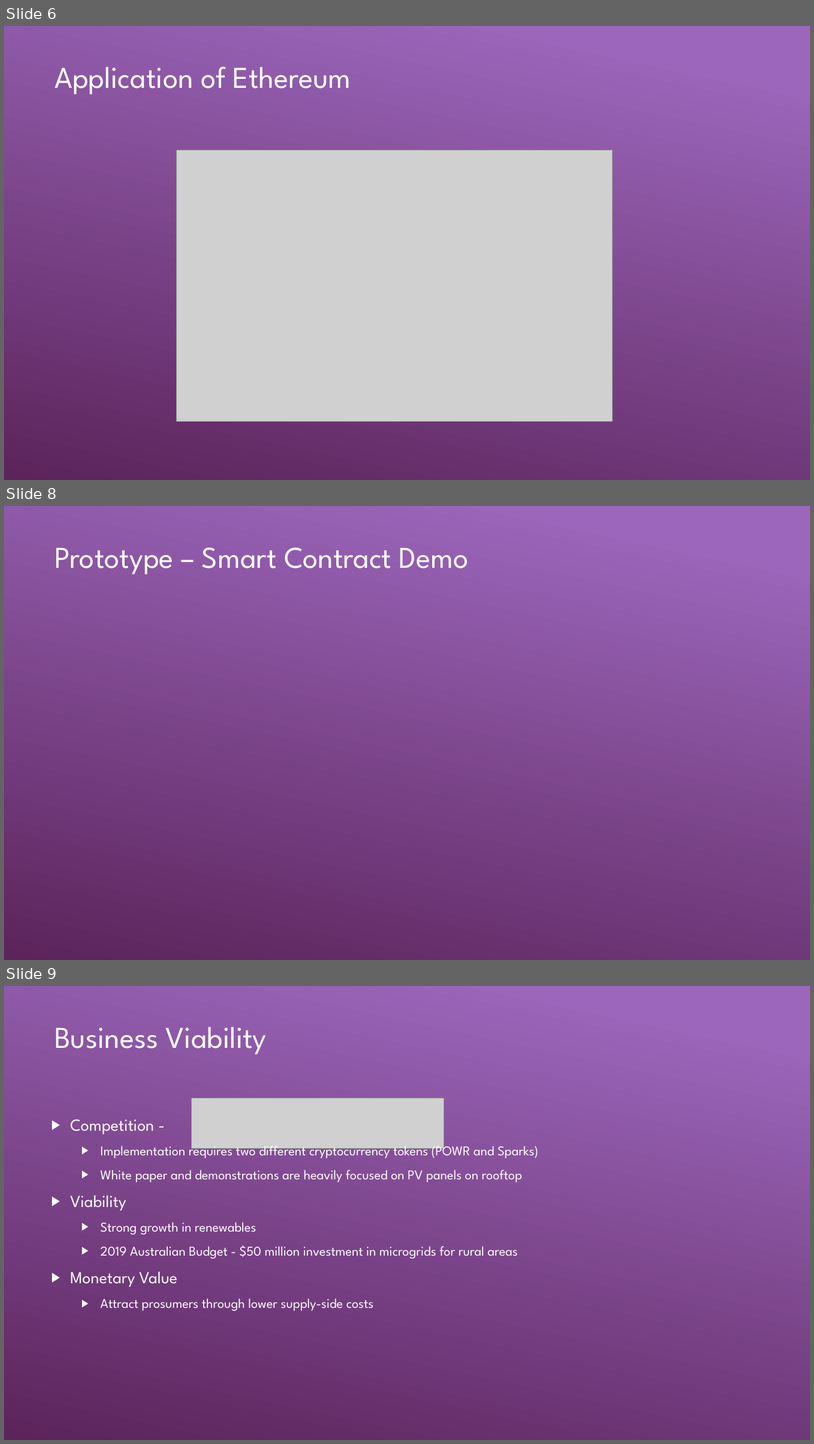
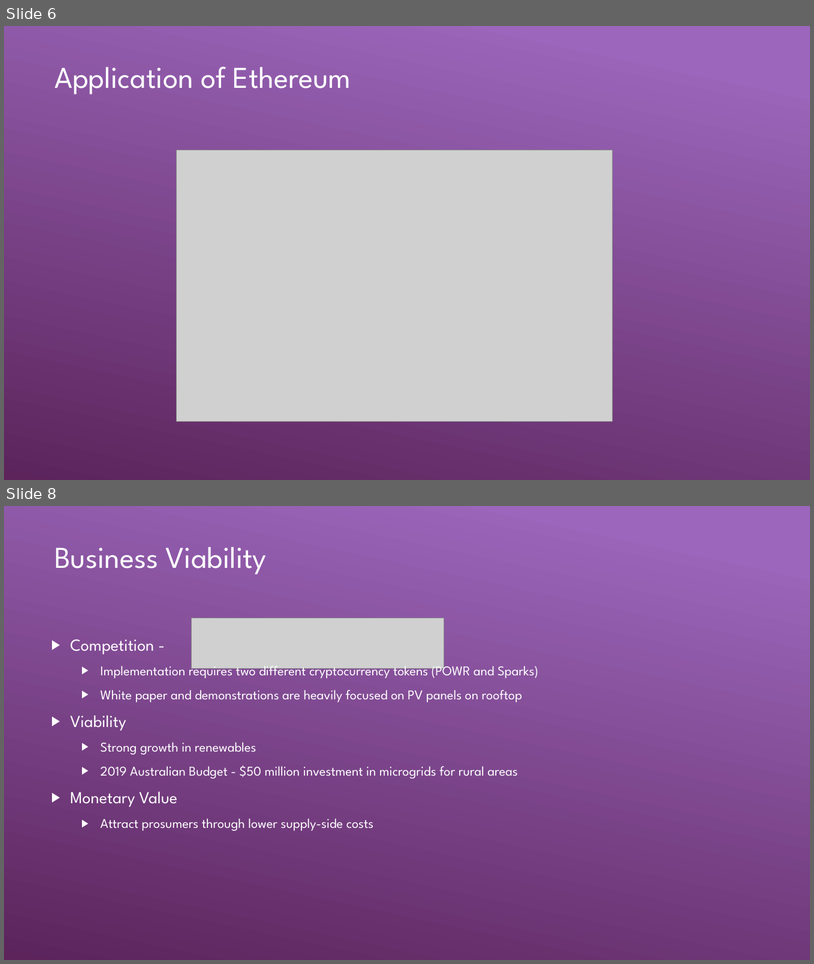
Before and after one commit to S-Chitra/AccentureHack, a slide deck: Presentation.pptx. Shown one above the other, each under a label of ours: slides 6, 8 and 9 before the commit, slides 6 and 8 after it; the slides between them are not shown. The pictures are 814x1444 and 814x964 pixels, drawn with LibreOffice and Linux fonts; fonts in the diff are those of the drawing; grey boxes stand for pictures; background and template pictures are left out. Boxes give left, top, right and bottom in pixels: in the first picture for what was removed or moved away, otherwise in the second. Text is boxed around its words. In the diff, an @@ line names an element or a change of style, - is before the commit and + after.

```diff
--- a/Presentation.pptx
+++ b/Presentation.pptx
@@ slide 8 removed at box(4, 506, 810, 960), background gradient #9B68BB to #5C245B @@
@@ title removed at box(54, 547, 468, 574) @@
-Prototype – Smart Contract Demo
@@ what was slide 9 is now slide 8 @@
```
Also in this commit, not shown: 2 slides changed.
